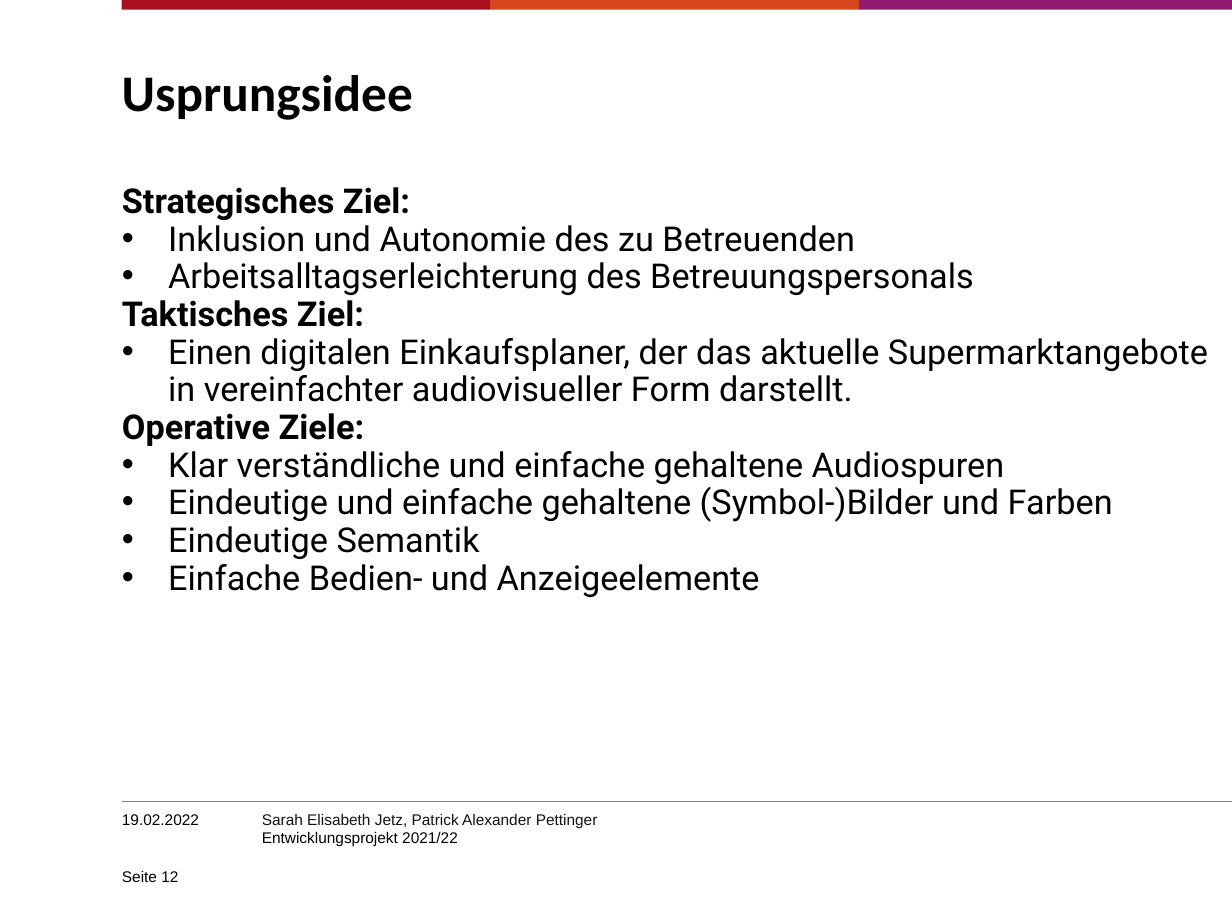
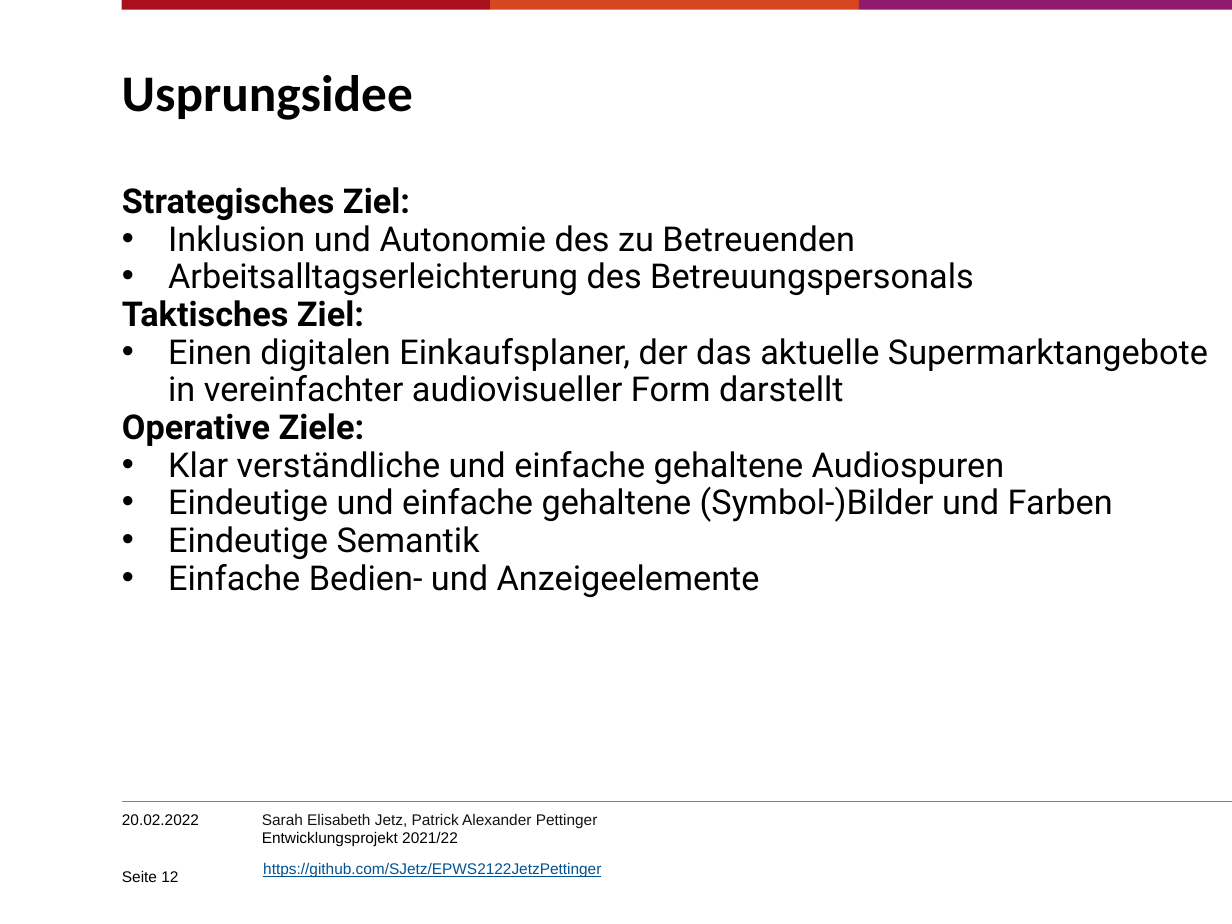
Before and after one commit to SJetz/EPWS2122JetzPettinger, a slide deck: slide 12 of Artefakte/Audit 4/Entwicklungsprojekt202122_PettingerJetz.pptx. Drawn at 1232x924 pixels with LibreOffice and Linux fonts; fonts in the diff are those of the drawing; background and template pictures are left out. Boxes give left, top, right and bottom in pixels: in the first picture for what was removed or moved away, otherwise in the second. Text is boxed around its words. In the diff, an @@ line names an element or a change of style, - is before the commit and + after.

```diff
--- a/Artefakte/Audit 4/Entwicklungsprojekt202122_PettingerJetz.pptx
+++ b/Artefakte/Audit 4/Entwicklungsprojekt202122_PettingerJetz.pptx
@@ text at <box>168,338,1208,402</box>: text changed @@
-• Einen digitalen Einkaufsplaner, der das aktuelle Supermarktangebote in vereinfachter audiovisueller Form darstellt.
+• Einen digitalen Einkaufsplaner, der das aktuelle Supermarktangebote in vereinfachter audiovisueller Form darstellt
@@ text at <box>122,814,199,825</box>: text changed @@
-19.02.2022
+20.02.2022
@@ text added at <box>263,862,601,878</box>, 9 pt, text #005294, underline @@
+https://github.com/SJetz/EPWS2122JetzPettinger
```
Also in this commit, not shown: 13 other slides changed.
